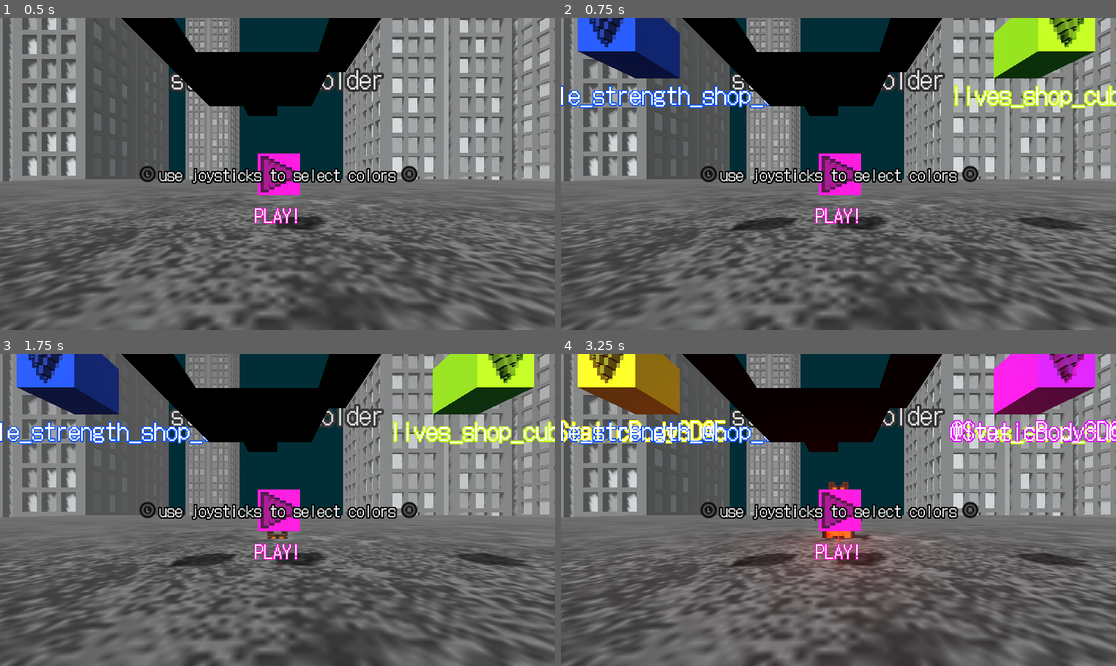
Above: before the commit, frames 1-4 (two rows, left to right).
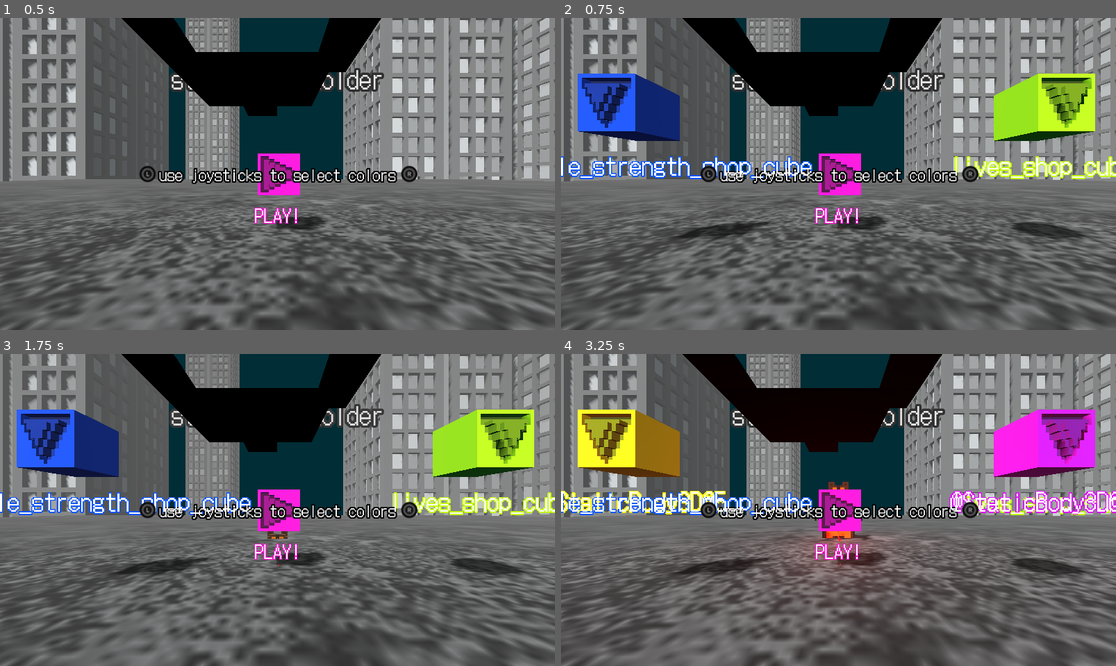
Above: after the commit, the same moments.

Repository: Majsek/Project_BC
Game: Godot game, scene res://scenes/world.tscn
Same seed, same stepped clock (60 frames per second), same inputs: the game is played once before the commit and once after it.
Inputs:
- Up to frame 1 (0.5 s): no input
- Up to frame 2 (0.75 s): tap Enter (ui_accept) at 0.5 s; hold Right (ui_right) from 0.53 s (still down)
- Up to frame 3 (1.75 s): tap Enter (ui_accept) at 0.77, 1.52 s; release Right (ui_right) at 1.28 s; hold Down (ui_down) from 1.28 s (still down)
- Up to frame 4 (3.25 s): tap Enter (ui_accept) at 2, 3.02 s; release Down (ui_down) at 2.03 s; hold Right (ui_right) 2.03-2.78 s; hold Up (ui_up) from 2.78 s (still down)

Frame 1 is identical in both runs. In frame 2, 18% of the frame differs, in the area x 0-100%, y 0-72%; in frame 3, 18%; in frame 4, 19%.

Commit message:
grip fixing

Diff:
--- a/scenes/player.tscn
+++ b/scenes/player.tscn
@@ -134,7 +134,9 @@
 [connection signal="body_entered" from="." to="." method="_on_body_entered"]
 [connection signal="button_pressed" from="XROrigin3D/right_hand" to="XROrigin3D/right_hand" method="_on_button_pressed"]
 [connection signal="button_released" from="XROrigin3D/right_hand" to="XROrigin3D/right_hand" method="_on_button_released"]
+[connection signal="input_float_changed" from="XROrigin3D/right_hand" to="XROrigin3D/right_hand" method="_on_input_float_changed"]
 [connection signal="input_vector2_changed" from="XROrigin3D/right_hand" to="XROrigin3D/right_hand" method="_on_input_vector_2_changed"]
 [connection signal="button_pressed" from="XROrigin3D/left_hand" to="XROrigin3D/left_hand" method="_on_button_pressed"]
 [connection signal="button_released" from="XROrigin3D/left_hand" to="XROrigin3D/left_hand" method="_on_button_released"]
+[connection signal="input_float_changed" from="XROrigin3D/left_hand" to="XROrigin3D/left_hand" method="_on_input_float_changed"]
 [connection signal="input_vector2_changed" from="XROrigin3D/left_hand" to="XROrigin3D/left_hand" method="_on_input_vector_2_changed"]
--- a/scripts/hand.gd
+++ b/scripts/hand.gd
@@ -74,11 +74,18 @@
 		shoot()
 
 #GRAB RELEASE
-func _on_button_released(name) -> void:
+#func _on_button_released(name) -> void:
+	#match name:
+		#"grip_click":
+			#grabbing_ = false
+			#player_.check_grab()
+
+func _on_input_float_changed(name, value):
 	match name:
-		"grip_click":
-			grabbing_ = false
-			player_.check_grab()
+		"grip":
+			if value < 0.3:
+				grabbing_ = false
+				player_.check_grab()
 
 #COLOR SELECTION
 func _on_input_vector_2_changed(name, value) -> void:
--- a/scripts/world.gd
+++ b/scripts/world.gd
@@ -64,11 +64,12 @@
 	shop_cube1.position = Vector3(-1.5, 1.0, -1.5)
 	shop_cube1.get_node("MeshInstance3D").rotation_degrees.z = -90.0
 	player_.add_child(shop_cube1)
+	shop_cube1.rotation.y = player_.get_node("XROrigin3D/XRCamera3D").rotation.y
 	shop_cube1.top_level = true
-	shop_cube1.rotation.x = 0.0
-	shop_cube1.rotation.z = 0.0
+	#shop_cube1.rotation.x = 0.0
+	#shop_cube1.rotation.z = 0.0
 #TODO: dořešit
-	#shop_cube1.position.y = 1.0
+	shop_cube1.position.y = 1.0
 
 #SHOP CUBE 2
 	var shop_cube2 = shop_cube_.instantiate()
@@ -76,10 +77,12 @@
 	shop_cube2.position = Vector3(1.5, 1.0, -1.5)
 	shop_cube2.get_node("MeshInstance3D").rotation_degrees.z = -90.0
 	player_.add_child(shop_cube2)
+	shop_cube2.rotation.y = player_.get_node("XROrigin3D/XRCamera3D").rotation.y
 	shop_cube2.top_level = true
-	shop_cube2.rotation.x = 0.0
-	shop_cube2.rotation.z = 0.0
-	#shop_cube2.position.y = 1.0
+	#shop_cube2.rotation.x = 0.0
+	#shop_cube2.rotation.z = 0.0
+
+	shop_cube2.position.y = 1.0
 
 
 #RESUME GAME
